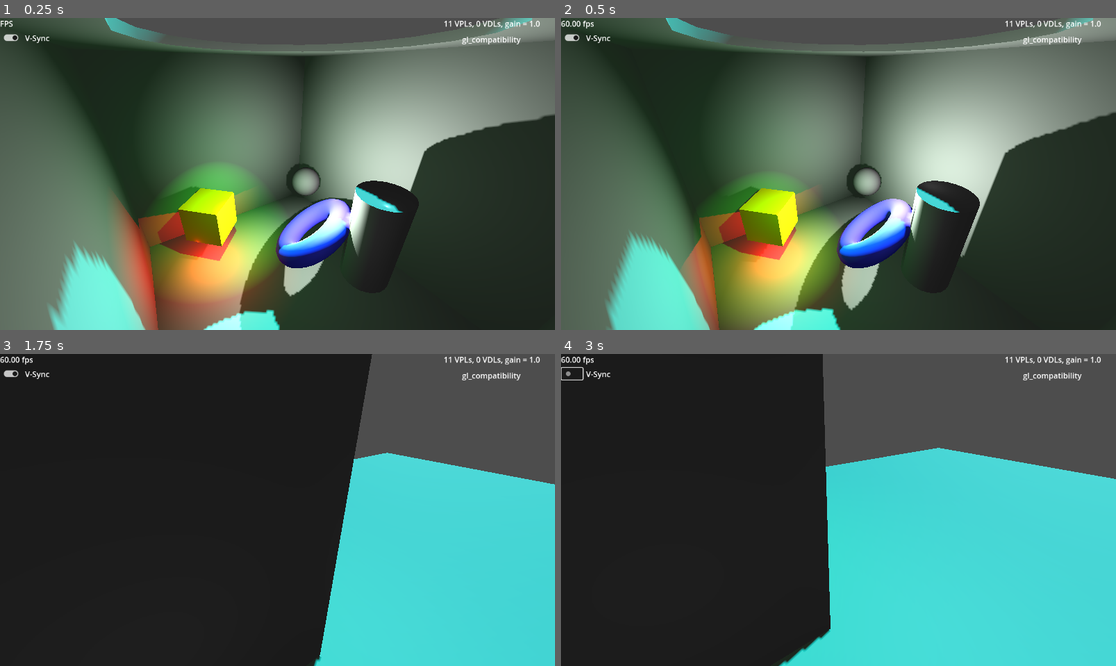
Above: before the commit, frames 1-4 (two rows, left to right).
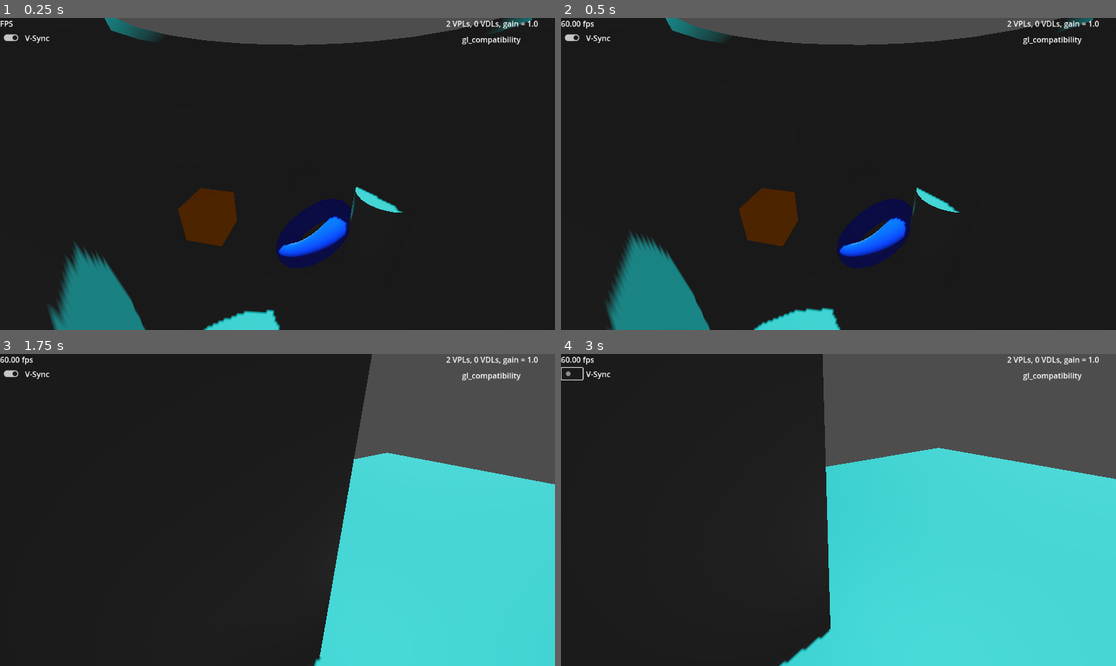
Above: after the commit, the same moments.

Repository: GregPickering/O1S_FauxGI
Game: Godot game, scene res://Scenes/scene_3d.tscn
Same seed, same stepped clock (60 frames per second), same inputs: the game is played once before the commit and once after it.
Inputs (mouse positions are in pixels of both pictures, inside the frame that each line leads up to):
- Up to frame 1 (0.25 s): no input
- Up to frame 2 (0.5 s): no input
- Up to frame 3 (1.75 s): tap Enter at 0.5 s; move the mouse to (399, 494) at 0.52 s; hold D 0.53-1.25 s; tap Q at 0.6 s; click (399, 494) at 0.67 s; drag from (166, 525) to (249, 572) at 1.27 s
- Up to frame 4 (3 s): click (572, 372) at 2 s; move the mouse to (894, 441) at 2.77 s; hold D from 2.78 s (still down); tap Q at 2.85 s

The runs differ from the first frame. In frame 1, 70% of the frame differs, in the area x 0-100%, y 0-100%; in frame 2, 71%; in frame 3, 0.2%; in frame 4, 0.2%.

Commit message:
Small parameter name changes
Cleaning some parameter names.
Tiny change to readme mentioning having the lights enable shadows.

Diff:
--- a/O1S_FauxGI/faux_gi.gd
+++ b/O1S_FauxGI/faux_gi.gd
@@ -73,7 +73,7 @@
 ## How many raycasts per VPL per _physics_process for spot and omni lights, 0+
 @export_range( 0, 100 ) var oversample : int = 8
 ## Filter the VPLs over time (0=never update/infinite filtering, 1=instant update/no filtering)
-@export_range( 0.01, 1.0, 0.01 ) var temporal_filter : float = 0.25
+@export_range( 0.01, 1.0, 0.01, "exp") var temporal_filter : float = 0.25
 ## place the VPL (0=at light origin, 1=at intersection)
 @export_range( 0.0, 1.1, 0.01 ) var placement_fraction : float = 0.5
 
@@ -95,7 +95,7 @@
 ## Max distance for the placement of directional light bounces
 @export var directional_proximity : float = 20.0
 ## Max distance to check for directional light being intercepted
-@export var thickness : float = 100.0
+@export var dir_scan_length : float = 100.0
 
 # original light sources in the scene
 var light_sources : Array[ Light3D ] = []
@@ -104,7 +104,7 @@
 var light_data : Dictionary[ Light3D, Dictionary ]
 # do we need to start fresh with the temporal data?
 var light_data_stale : bool = true
-# put all directional lights into a grid
+# all directional lights share a set of VPLs, so we need a universal Key for our dictionaries
 var token_directional_light := DirectionalLight3D.new() # don't attach
 
 # keep a pool of our Virtual Points Lights
@@ -466,8 +466,8 @@
 					if e > 0.0:
 						# do a raycast to make sure the directional light doesn't hit anything
 						var pos : Vector3 = lerp( _camera.global_position, res.position, 0.875 )
-						if not raycast(		pos + light.global_basis.z * thickness,
-											pos + light.global_basis.z * 0.001 ):
+						if not raycast(		pos + light.global_basis.z * 0.001,
+											pos + light.global_basis.z * dir_scan_length ):
 							sum_energy += e
 							sum_color += light.light_color * e
 							sum_position += pos * e
--- a/Scenes/scene_3d.tscn
+++ b/Scenes/scene_3d.tscn
@@ -73,11 +73,12 @@
 size = Vector3(15.4212, 0.1, 36.4354)
 
 [node name="SpinSpot" type="Node3D" parent="."]
-transform = Transform3D(-0.0871534, 0, 0.996195, 0, 1, 0, -0.996195, 0, -0.0871534, 0, 0, 0)
+transform = Transform3D(-0.678354, 0, -0.734735, 0, 1, 0, 0.734735, 0, -0.678354, 0, 0, 0)
 script = ExtResource("3_ok1gl")
 
 [node name="SpotLight3D" type="SpotLight3D" parent="SpinSpot"]
 transform = Transform3D(0.952537, 0.131593, -0.274512, 0.304381, -0.396676, 0.866026, 0.00507104, -0.908477, -0.417903, 0.79985, 3.19763, -0.713908)
+visible = false
 light_color = Color(0.192157, 1, 0.32549, 1)
 light_energy = 2.0
 shadow_enabled = true
@@ -86,11 +87,12 @@
 
 [node name="OmniLight3D" type="OmniLight3D" parent="SpinSpot"]
 transform = Transform3D(-0.128348, 0, -0.991729, 0, 1, 0, 0.991729, 0, -0.128348, -0.711475, 1.74288, -0.629222)
+visible = false
 light_energy = 1.5
 shadow_enabled = true
 
 [node name="SpinDir" type="Node3D" parent="."]
-transform = Transform3D(-0.977943, 0, 0.208873, 0, 1, 0, -0.208873, 0, -0.977943, 0, 0, 0)
+transform = Transform3D(0.705531, 0, -0.708679, 0, 1, 0, 0.708679, 0, 0.705531, 0, 0, 0)
 script = ExtResource("3_ok1gl")
 speed = -0.25
 
@@ -105,6 +107,7 @@
 
 [node name="OmniLight3D" type="OmniLight3D" parent="SpinDir"]
 transform = Transform3D(-0.859002, 0, 0.511972, 0, 1, 0, -0.511972, 0, -0.859002, 2.056, -0.19, -0.521)
+visible = false
 light_color = Color(1, 0, 0, 1)
 shadow_enabled = true
 omni_range = 3.0
Not shown, changed: README.md
